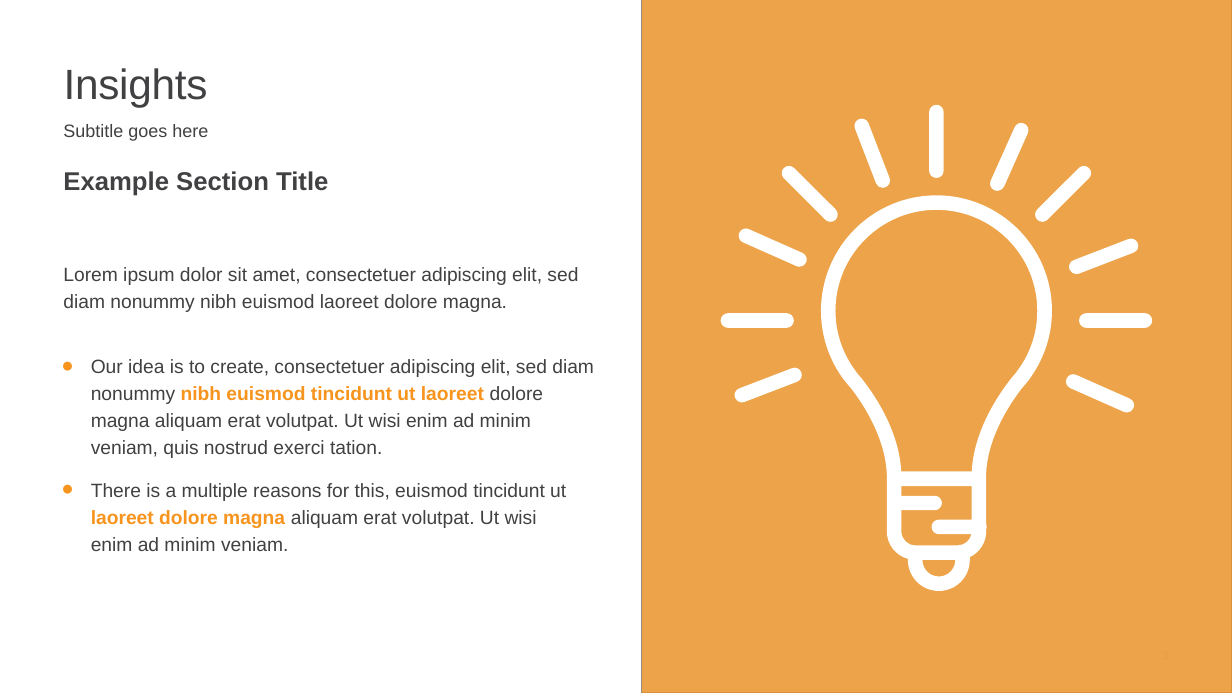
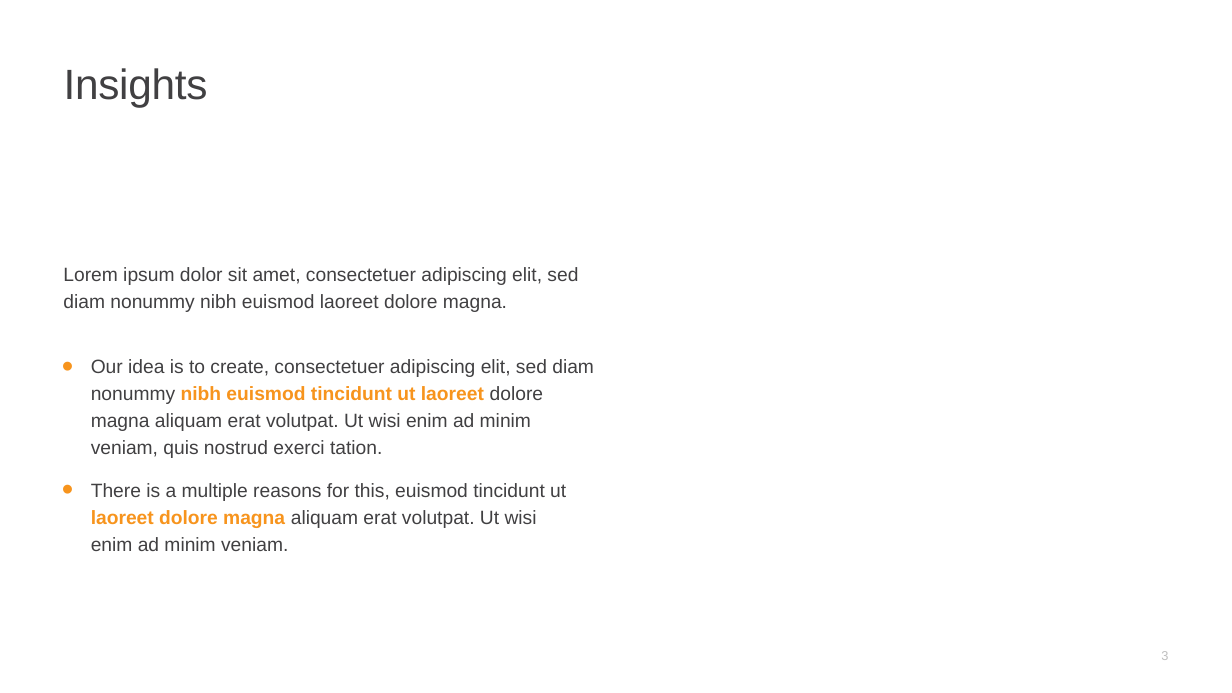
Before and after one commit to edimaudo/hackathon_coding_challenges, a slide deck: slide 3 of afp_challenge/afp_challenge_deck.pptx. Drawn at 1232x693 pixels with LibreOffice and Linux fonts; fonts in the diff are those of the drawing; grey boxes stand for pictures. Boxes give left, top, right and bottom in pixels: in the first picture for what was removed or moved away, otherwise in the second. Text is boxed around its words. In the diff, an @@ line names an element or a change of style, - is before the commit and + after.

```diff
--- a/afp_challenge/afp_challenge_deck.pptx
+++ b/afp_challenge/afp_challenge_deck.pptx
@@ picture removed at [642, 0, 1232, 693] @@
@@ rectangle removed at [642, 0, 1232, 693] @@
@@ freeform shape removed at [721, 104, 1153, 591] @@
@@ text removed at [63, 124, 208, 141] @@
-Subtitle goes here
@@ text removed at [63, 171, 328, 196] @@
-Example Section Title
@@ page number added at [1161, 651, 1168, 660], 10 pt, text #BFBFBF @@
+3
```
Also in this commit, not shown: 3 other slides changed.
